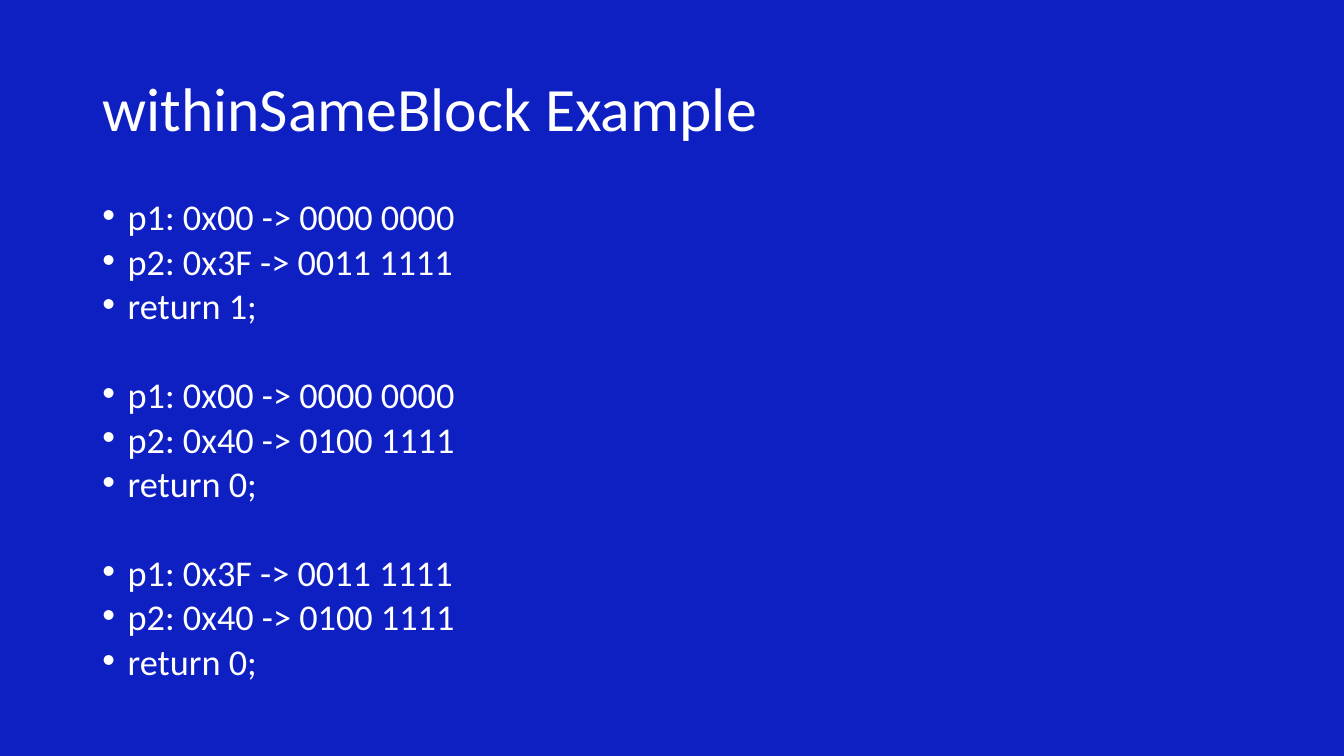
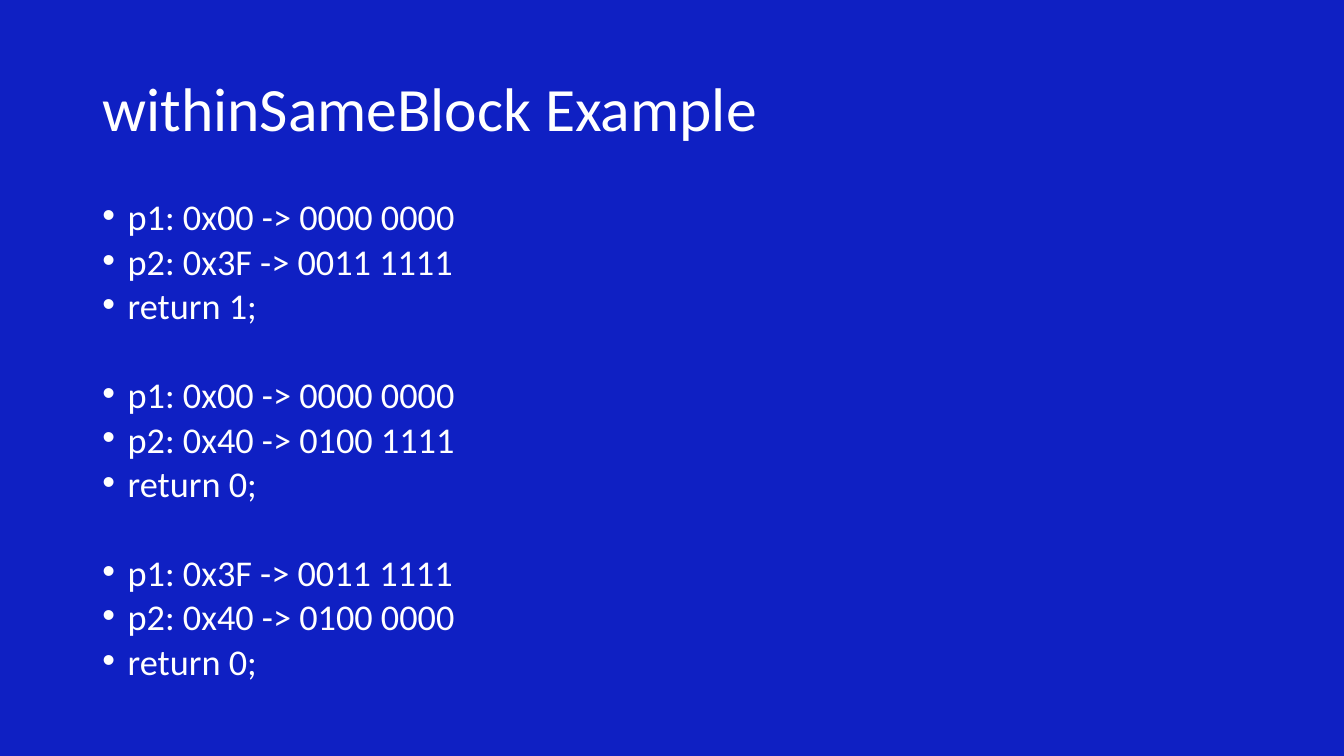
Before and after one commit to mgwildermuth/449-Recitation-Content, a slide deck: slide 27 of Rec3-Pointer.pptx. Drawn at 1344x756 pixels with LibreOffice and Linux fonts; fonts in the diff are those of the drawing. Boxes give left, top, right and bottom in pixels: in the first picture for what was removed or moved away, otherwise in the second. Text is boxed around its words. In the diff, an @@ line names an element or a change of style, - is before the commit and + after.

Commit message:
Updating Pointer Powerpoint

```diff
--- a/Rec3-Pointer.pptx
+++ b/Rec3-Pointer.pptx
@@ text at [128,606,454,636]: text changed @@
-• p2: 0x40 -> 0100 1111
+• p2: 0x40 -> 0100 0000
```
